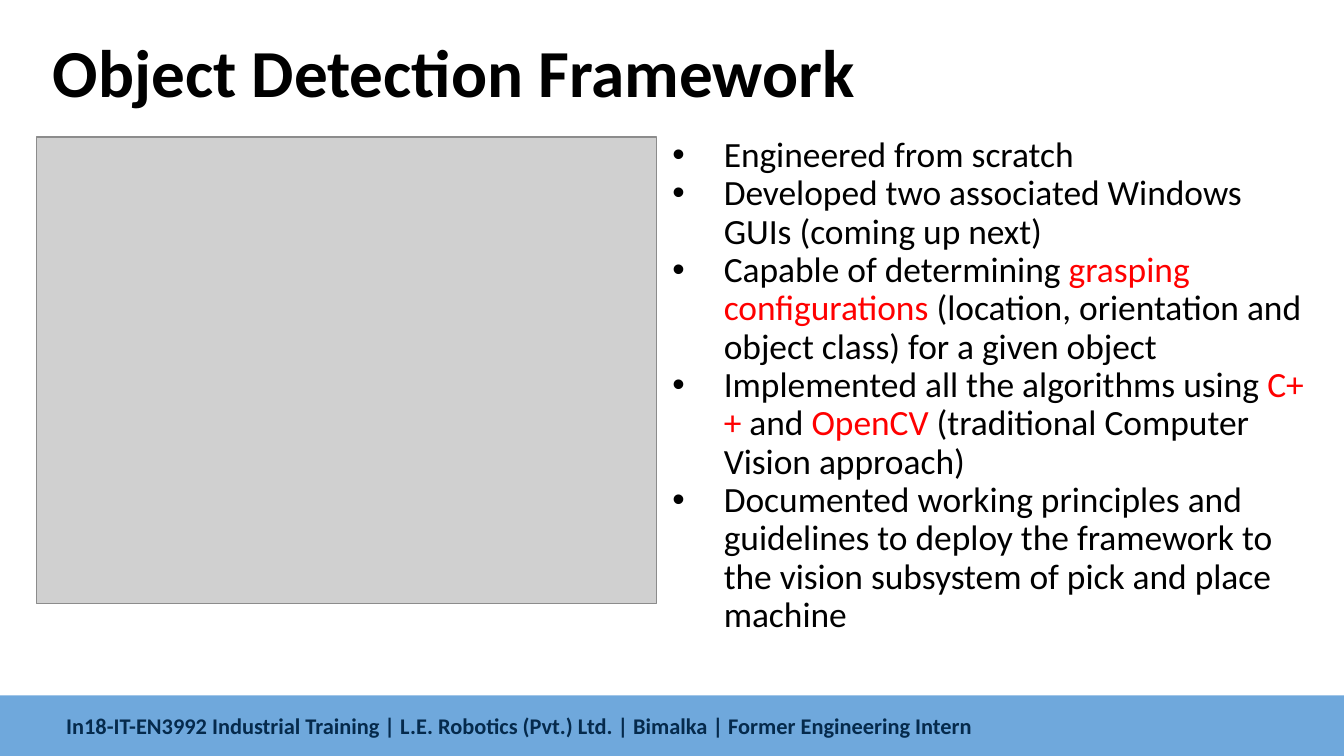
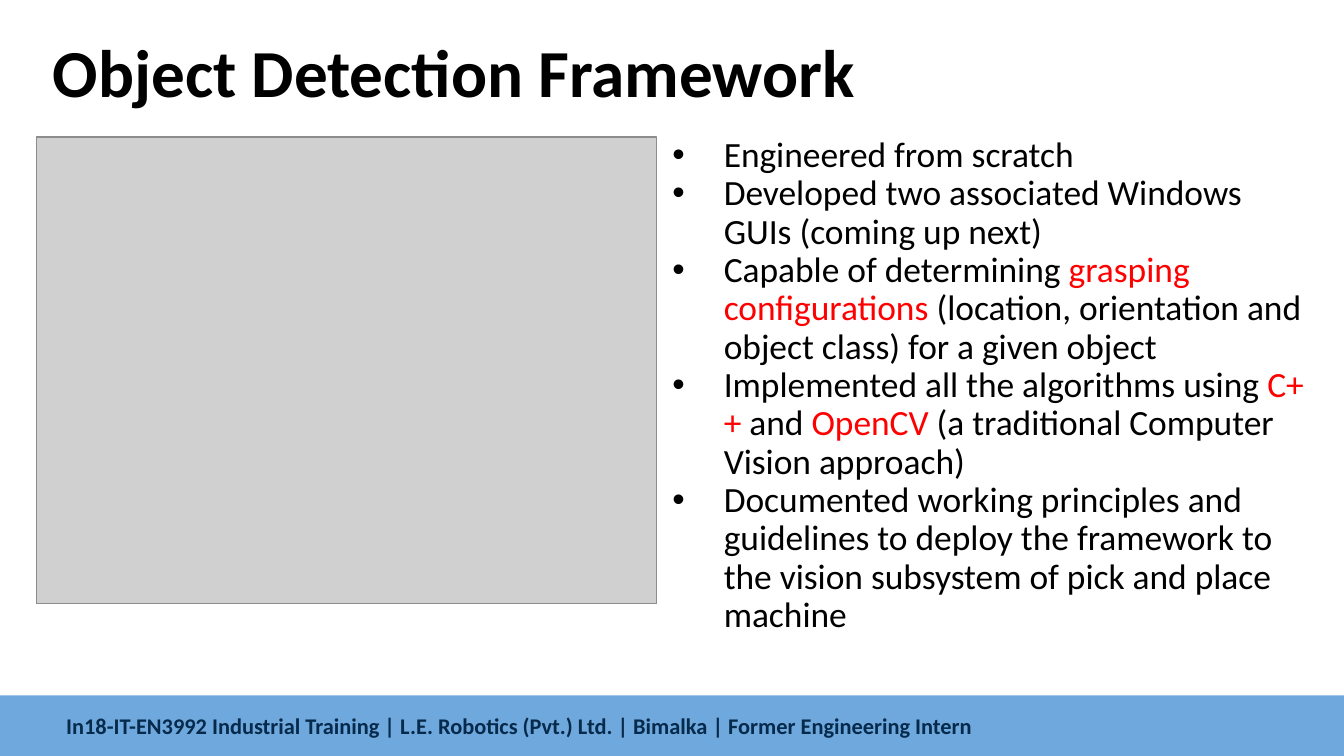
Before and after one commit to bimalka98/Industrial-Training, a slide deck: slide 6 of Training Presentation/Industrial Training.pptx. Drawn at 1344x756 pixels with LibreOffice and Linux fonts; fonts in the diff are those of the drawing; grey boxes stand for pictures; background and template pictures are left out. Boxes give left, top, right and bottom in pixels: in the first picture for what was removed or moved away, otherwise in the second. Text is boxed around its words. In the diff, an @@ line names an element or a change of style, - is before the commit and + after.

```diff
--- a/Training Presentation/Industrial Training.pptx
+++ b/Training Presentation/Industrial Training.pptx
@@ text at (724, 372, 1303, 480): text changed @@
-• Implemented all the algorithms using C++ and OpenCV (traditional Computer Vision approach)
+• Implemented all the algorithms using C++ and OpenCV (a traditional Computer Vision approach)
```
Also in this commit, not shown: 2 other slides changed, 7 other files.
